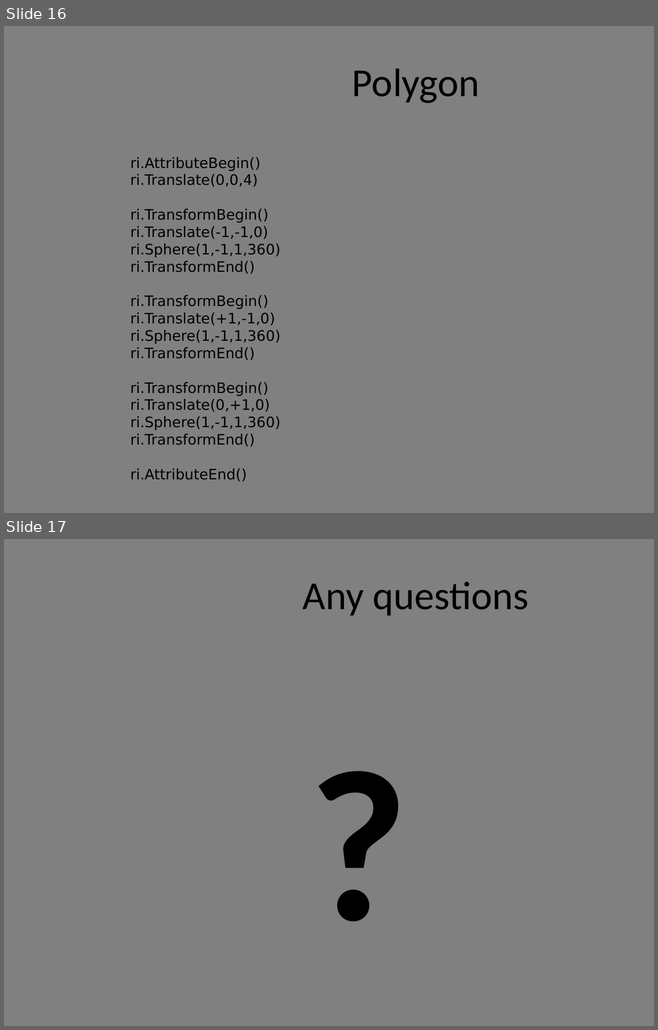
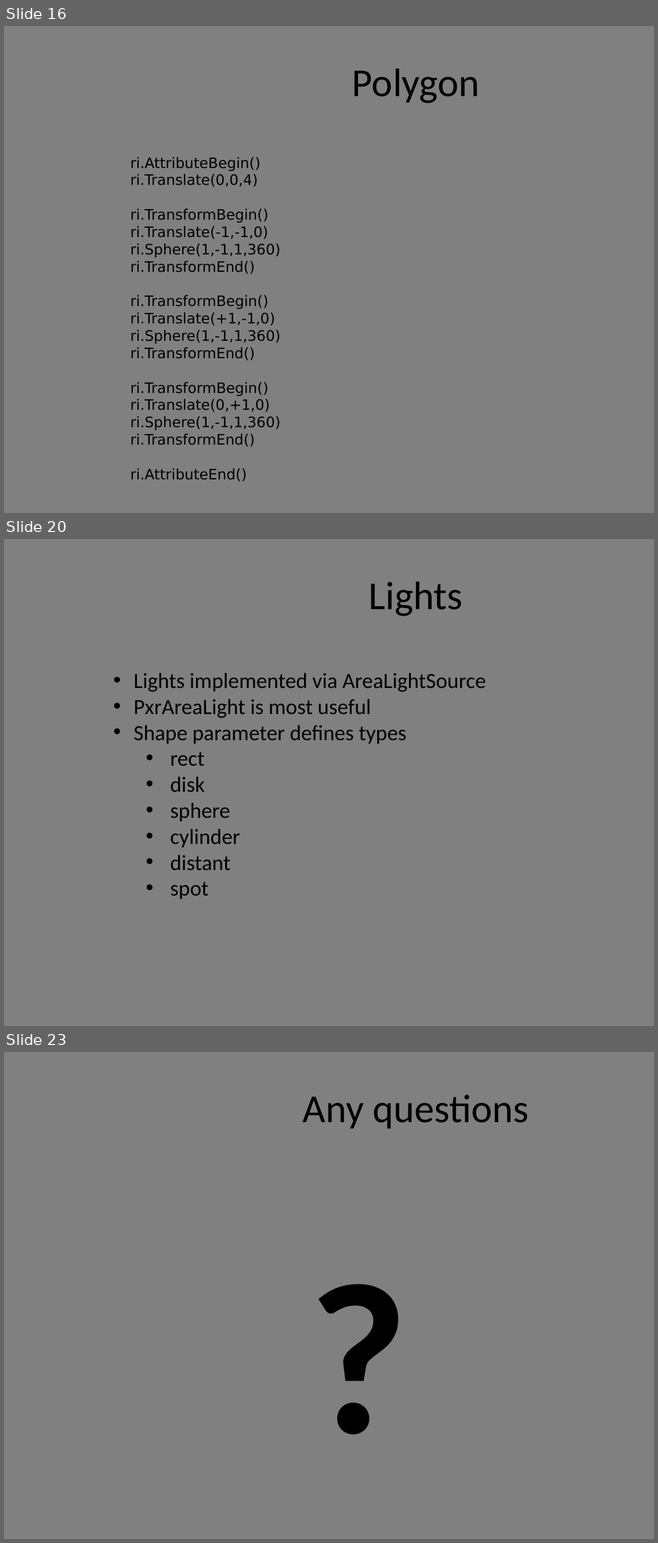
Before and after one commit to griffin2000/PRManForPythonCourse, a slide deck: PyRM.pptx. Shown one above the other, each under a label of ours: slides 16 and 17 before the commit, slides 16, 20 and 23 after it; the slides between them are not shown. The pictures are 658x1030 and 658x1543 pixels, drawn with LibreOffice and Linux fonts; fonts in the diff are those of the drawing; background and template pictures are left out. Boxes give left, top, right and bottom in pixels: in the first picture for what was removed or moved away, otherwise in the second. Text is boxed around its words. In the diff, an @@ line names an element or a change of style, - is before the commit and + after.

```diff
--- a/PyRM.pptx
+++ b/PyRM.pptx
@@ slide 20 added at bbox=[4, 539, 654, 1026], background #808080 @@
@@ title added at bbox=[369, 581, 463, 616], 44 pt, text #000000 @@
+Lights
@@ text added at bbox=[133, 673, 485, 899], 24 pt, text #000000 @@
+• Lights implemented via AreaLightSource
+• PxrAreaLight is most useful
+• Shape parameter defines types
+  • rect
+  • disk
+  • sphere
+  • cylinder
+  • distant
+  • spot
@@ what was slide 17 is now slide 23 @@
```
Also in this commit, not shown: 5 other slides added, 3 other files.
